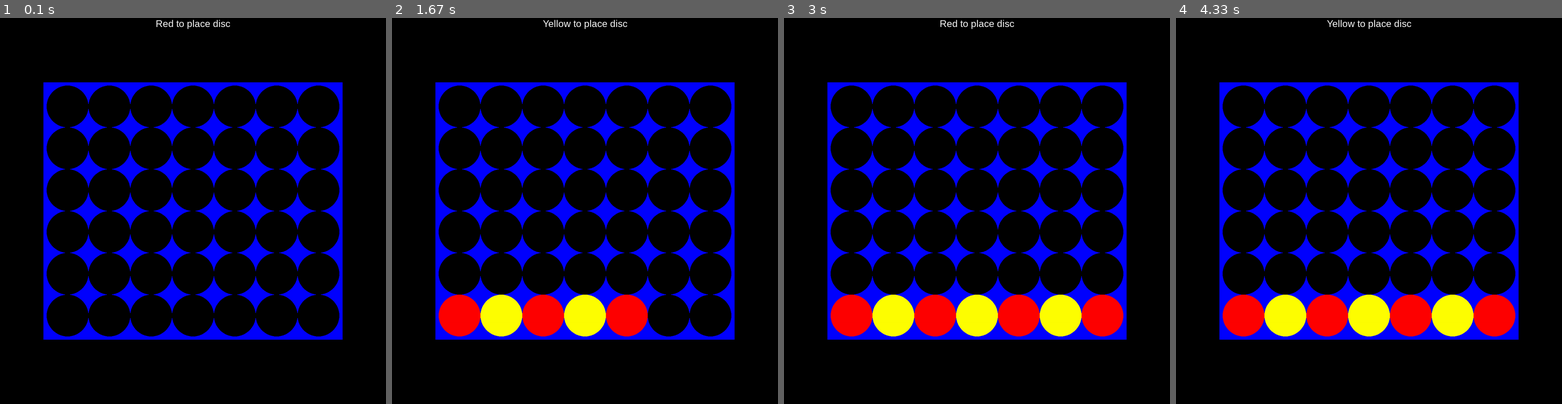
Above: before the commit, frames 1-4 (left to right).
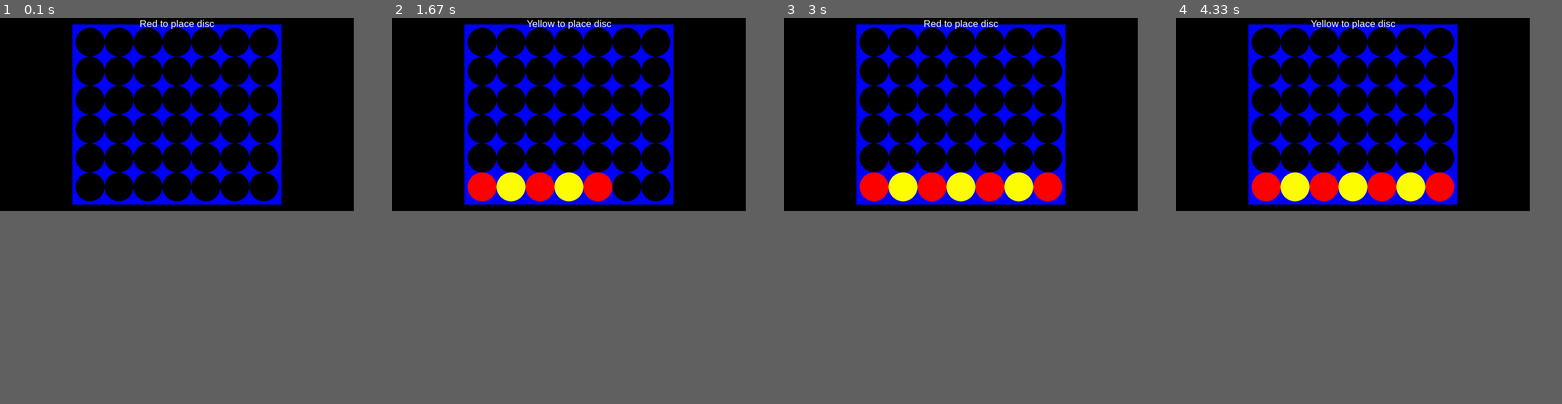
Above: after the commit, the same moments.

Repository: objarni/four-in-a-row-pygame
Game: pygame game, started from src/four_in_a_row.py
Same seed, same stepped clock (60 frames per second), same inputs: the game is played once before the commit and once after it.
Inputs:
- Up to frame 1 (0.1 s): no input
- Up to frame 2 (1.67 s): tap Enter at 0.33, 0.67, 1.07, 1.37, 1.57 s
- Up to frame 3 (3 s): tap Enter at 1.9, 2.2, 2.97 s
- Up to frame 4 (4.33 s): tap Enter at 3.73 s
In our replay, the window is 900x900 before the commit and 825x450 after it. These sizes can differ from the game's own. Grey fills any space a smaller window leaves; there, only what the larger window draws over its background counts as a difference.

The runs differ from the first frame. In frame 1, 19% of the frame differs, in the area x 11-89%, y 0-84%; in frame 2, 25%; in frame 3, 28%; in frame 4, 28%.

Commit message:
switch to modern PyGame version for running on Ubuntu 20.04

Diff:
--- a/src/four_in_a_row.py
+++ b/src/four_in_a_row.py
@@ -1,9 +1,9 @@
 from collections import defaultdict
 
 # CONSTANTS #
-DISC_SIZE = 130
+DISC_SIZE = 90
 RED, YELLOW, EMPTY = range(3)
-WIDTH, HEIGHT = 1200, 1200
+WIDTH, HEIGHT = 1100, 600
 CENTER = (WIDTH // 2, HEIGHT // 2)
 COLUMNS = 7
 ROWS = 6
@@ -93,6 +93,9 @@
         for x in range(COLUMNS):
             yield (x, y)
 
+class DrawingAPI:
+    def __init__(self, screen):
+        self.screen = screen
 
 def view(model, screen):
     if isinstance(model, GameState):
@@ -112,6 +115,7 @@
 
 
 def draw_disc(color, screen, x, y):
+    log(f'Drawing a disc at {x, y} color {color}')
     x0 = int(WIDTH / 2 - COLUMNS * DISC_SIZE / 2 + x * DISC_SIZE + DISC_SIZE // 2)
     y0 = int(HEIGHT / 2 - ROWS * DISC_SIZE / 2 + y * DISC_SIZE + DISC_SIZE // 2)
     pos = (x0, y0)
@@ -137,6 +141,7 @@
 
 def mainloop(screen):
     model = GameState()
+    drawing_api = DrawingAPI(screen)
     i = 0
     while True:
         # Translate low level events to domain events
Not shown, changed: requirements.txt
Empty file removed: src/__init__.py
